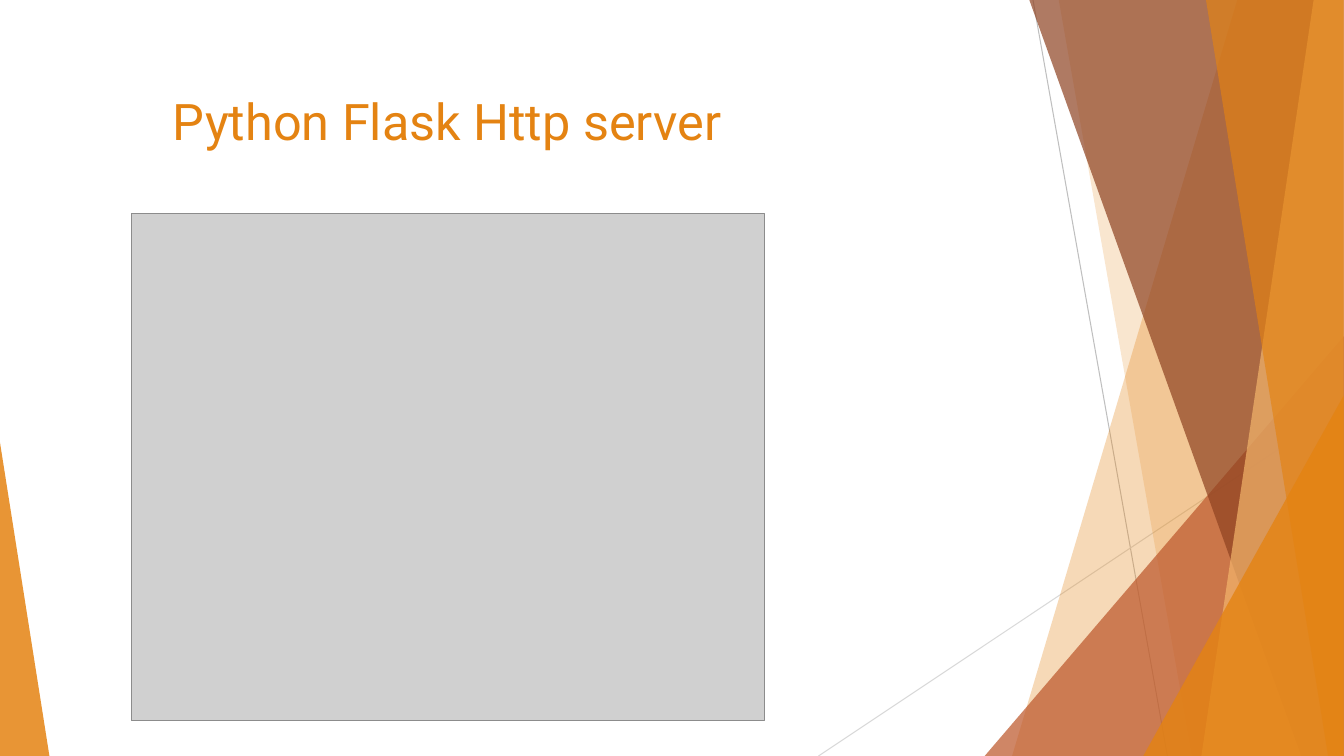
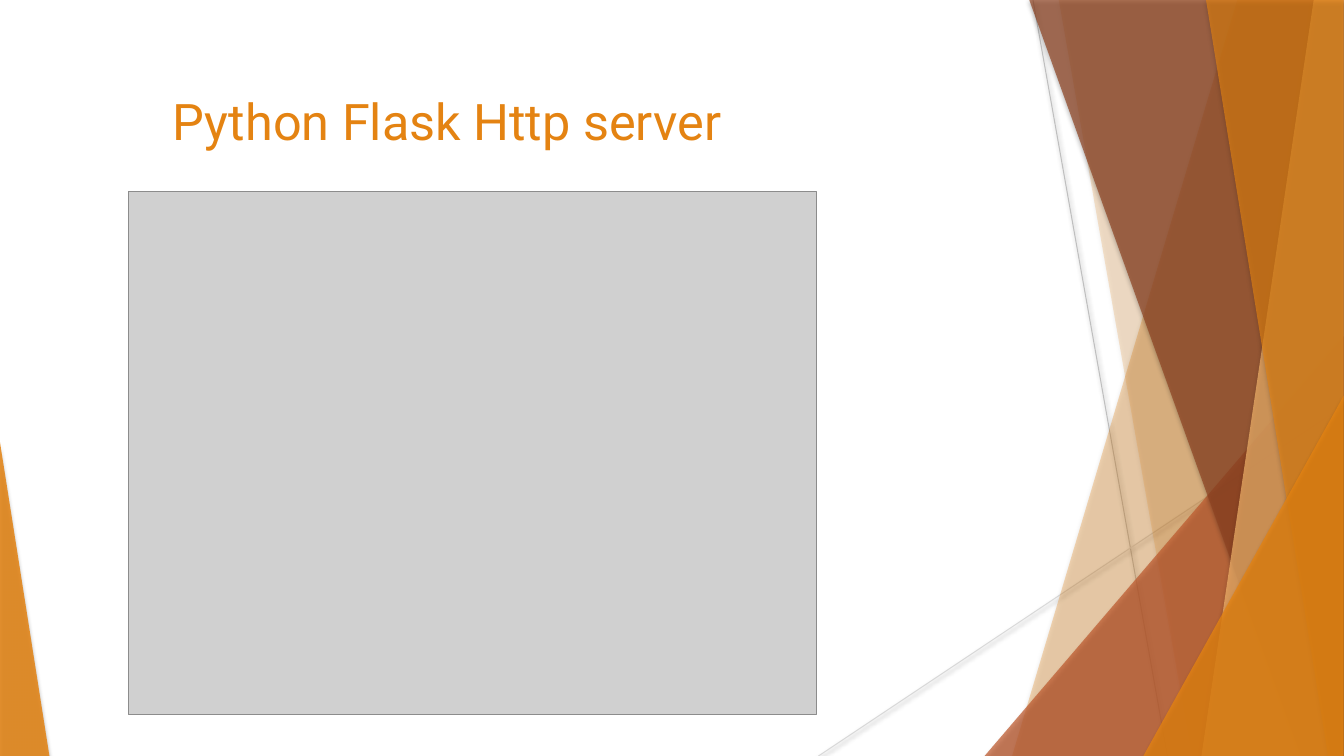
Before and after one commit to data-max-hq/workshop-epoka, a slide deck: slide 17 of Presentations/Introduction to Machine Learning.pptx. Drawn at 1344x756 pixels with LibreOffice and Linux fonts; fonts in the diff are those of the drawing; grey boxes stand for pictures. Boxes give left, top, right and bottom in pixels: in the first picture for what was removed or moved away, otherwise in the second. Text is boxed around its words. In the diff, an @@ line names an element or a change of style, - is before the commit and + after.

Commit message:
setup images with right resolution

```diff
--- a/Presentations/Introduction to Machine Learning.pptx
+++ b/Presentations/Introduction to Machine Learning.pptx
@@ line (1033, 0) - (1168, 756): stroke #BFBFBF 0.75 pt to #BFBFBF 0.74 pt @@
@@ freeform shape at (1059,0,1344,756): shadow on; outline redrawn @@
@@ picture: place and size @@
-picture at (131,213,764,721)
+picture at (128,192,817,715)
@@ line (1344, 406) - (819, 756): stroke #D9D9D9 0.75 pt to #D9D9D9 0.74 pt @@
@@ shadow on in 6 elements at (1012,0,1344,756), (985,336,1344,756), (1029,0,1344,756), (1202,0,1344,756), (1206,0,1344,756), (1143,396,1344,756) @@
```
Also in this commit, not shown: 19 other slides changed.
